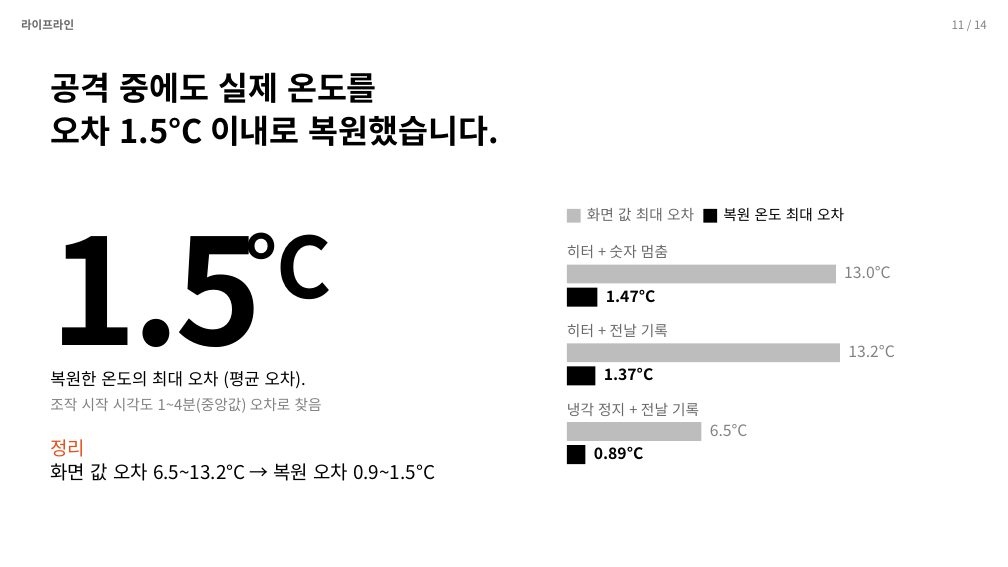
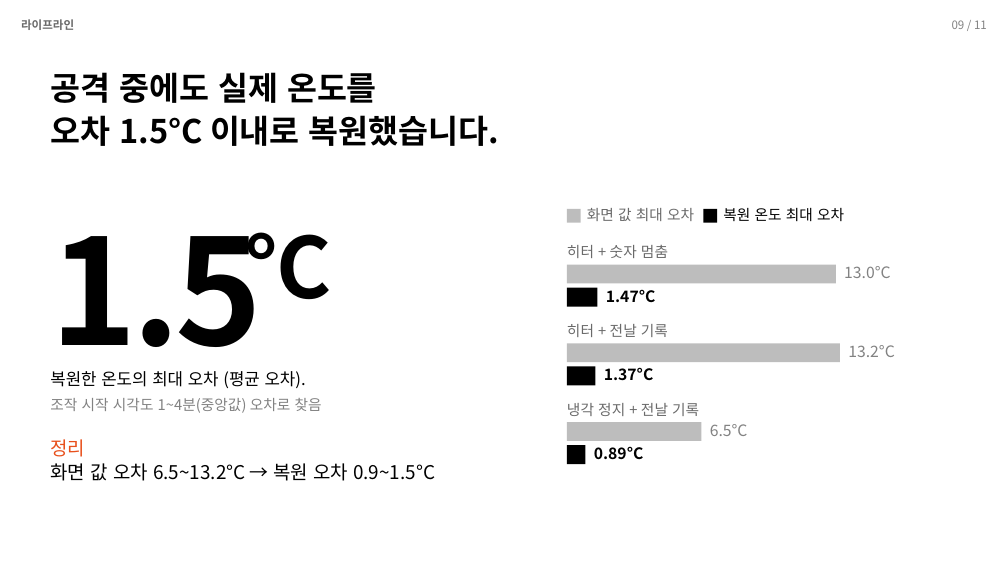
Before and after one commit to Jakpae/Blood-fridge-tamper-detection, a slide deck: slide 9 of docs/presentation/발표_라이프라인.pptx (slide 11 before the commit). Drawn at 1008x567 pixels with LibreOffice and Linux fonts; fonts in the diff are those of the drawing. Boxes give left, top, right and bottom in pixels: in the first picture for what was removed or moved away, otherwise in the second. Text is boxed around its words. In the diff, an @@ line names an element or a change of style, - is before the commit and + after.

```diff
--- a/docs/presentation/발표_라이프라인.pptx
+++ b/docs/presentation/발표_라이프라인.pptx
@@ text at bbox=[952, 20, 987, 29]: text changed @@
-11 / 14
+09 / 11
```
Also in this commit, not shown: 9 other slides changed, 1 slide added, 4 slides removed, 1 other file.
